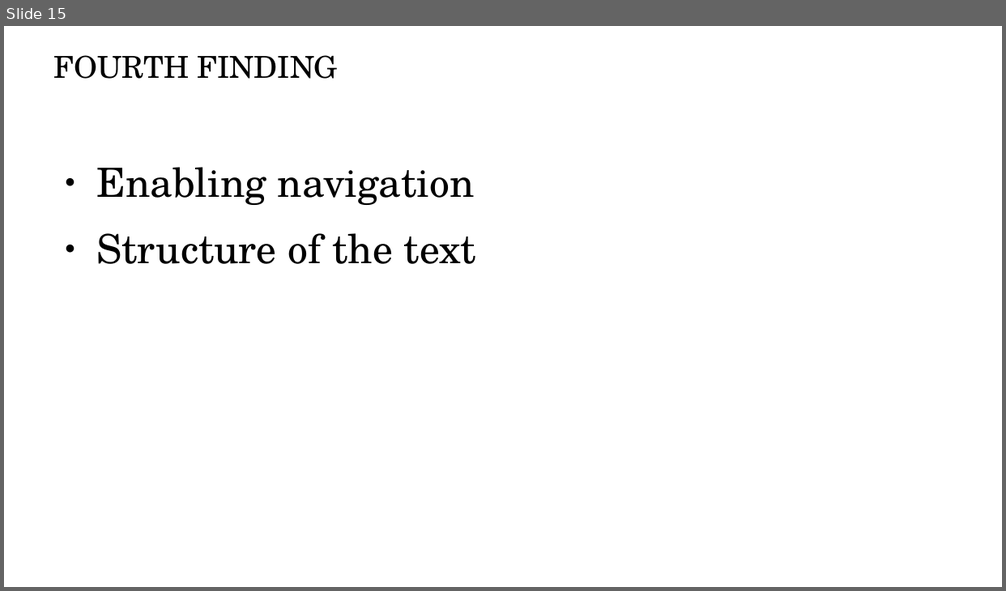
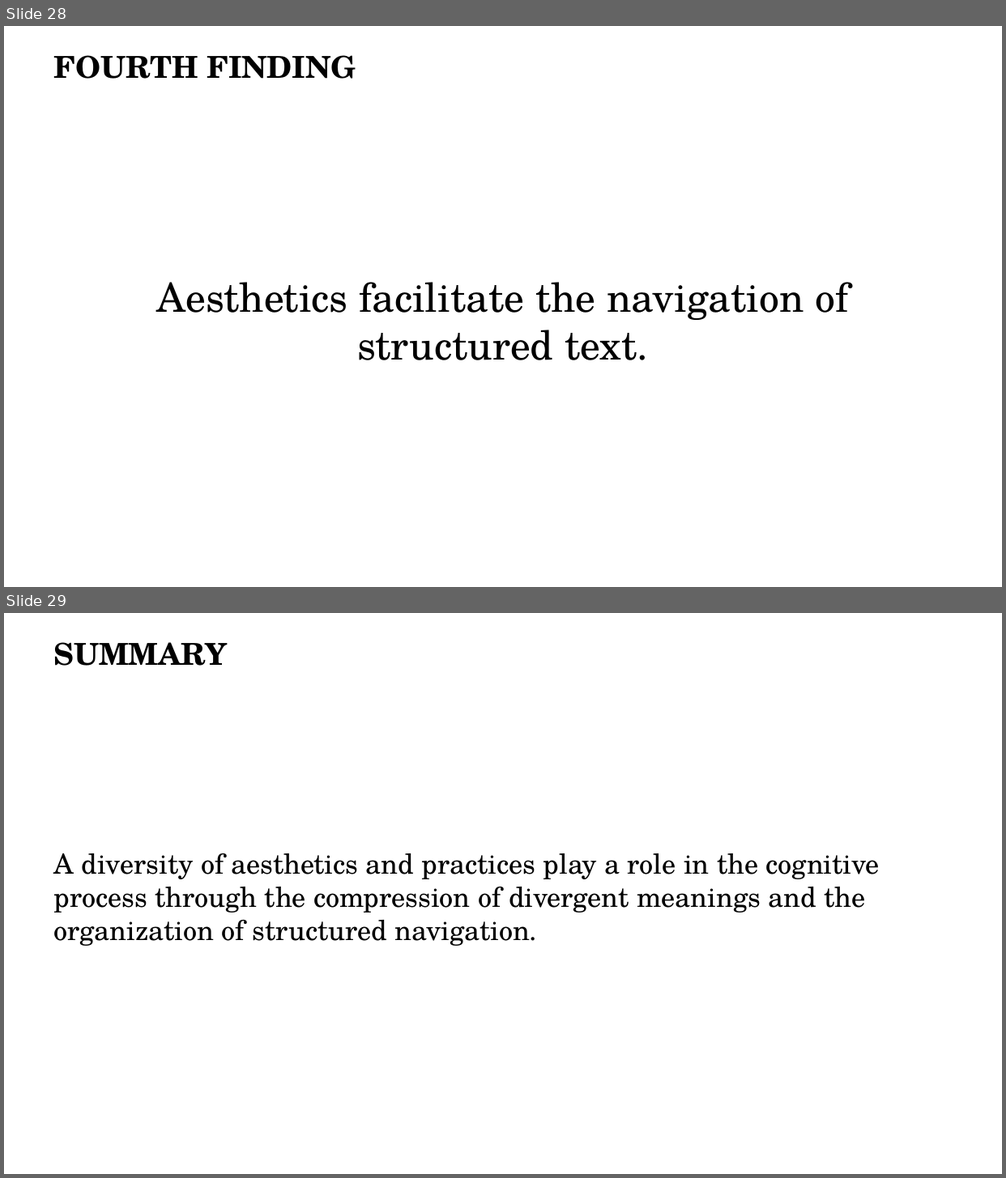
Before and after one commit to periode/thesis, a slide deck: jury/soutenance/Soutenance.odp. Shown one above the other, each under a label of ours: slide 15 before the commit, slides 28 and 29 after it. The pictures are 1006x591 and 1006x1178 pixels, drawn with LibreOffice and Linux fonts; fonts in the diff are those of the drawing. Boxes give left, top, right and bottom in pixels: in the first picture for what was removed or moved away, otherwise in the second. Text is boxed around its words. In the diff, an @@ line names an element or a change of style, - is before the commit and + after.

```diff
--- a/jury/soutenance/Soutenance.odp
+++ b/jury/soutenance/Soutenance.odp
@@ slide 29 added at (4, 613, 1002, 1174), background #FFFFFF @@
@@ title added at (54, 642, 228, 666), 24 pt, text #000000, bold @@
+SUMMARY
@@ text added at (54, 854, 880, 946), 22 pt, text #000000 @@
+A diversity of aesthetics and practices play a role in the cognitive process through the compression of divergent meanings and the organization of structured navigation.
@@ what was slide 15 is now slide 28 @@
@@ slide 28 changed as well @@
@@ title "FOURTH FINDING" at (54, 55, 356, 79): bold on @@
@@ text "Aesthetics facilitate the navigation of ..." at (157, 282, 848, 361): vertical alignment top to middle @@
@@ text at (157, 282, 848, 361): text changed @@
-● Enabling navigation
-● Structure of the text
+Aesthetics facilitate the navigation of structured text.
```
Also in this commit, not shown: 11 other slides changed, 23 other slides added, 12 slides removed, 7 other files.
